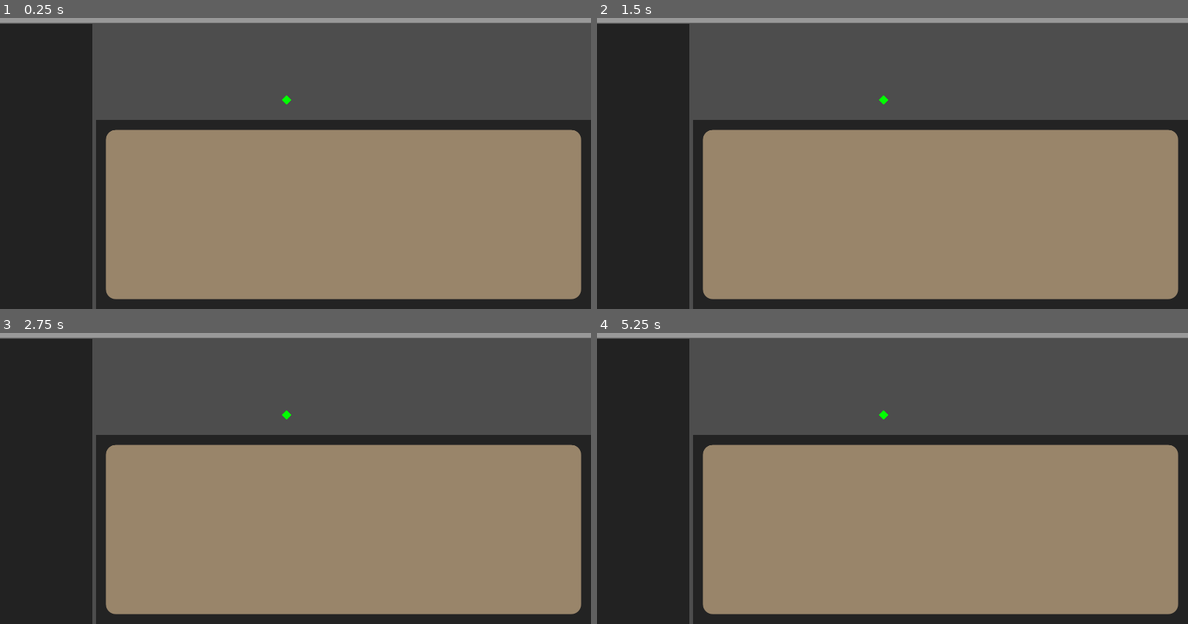
Above: before the commit, frames 1-4 (two rows, left to right).
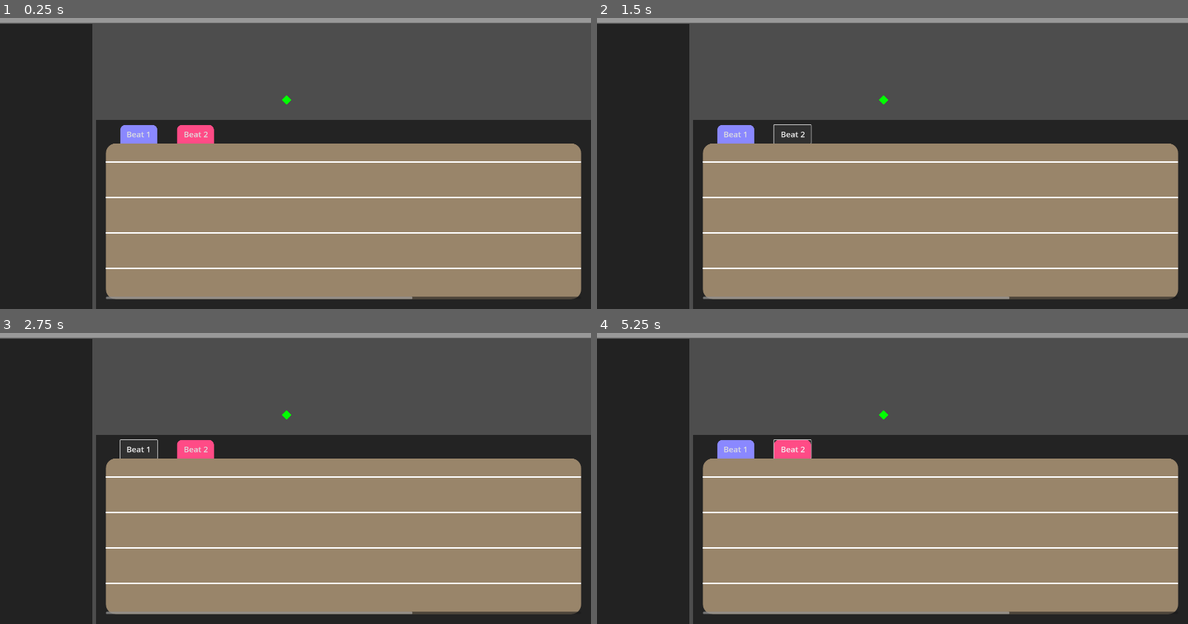
Above: after the commit, the same moments.

Repository: eel-in-denial/beat-skater
Game: Godot game, scene res://level_editor/level_editor.tscn
Same seed, same stepped clock (60 frames per second), same inputs: the game is played once before the commit and once after it. This scene is started directly instead of the project's main scene. Sound files missing from this copy of the repository are replaced by a short silence.
Inputs (mouse positions are in pixels of both pictures, inside the frame that each line leads up to):
- Up to frame 1 (0.25 s): no input
- Up to frame 2 (1.5 s): click (732, 134) at 0.5 s, where only the run after the commit has a clickable "Beat 1"; click (792, 134) at 1.25 s, where only the run after the commit has a clickable "Beat 2"
- Up to frame 3 (2.75 s): click (135, 449) at 2 s, where only the run after the commit has a clickable "Beat 1"
- Up to frame 4 (5.25 s): click (792, 449) at 2.75 s, where only the run after the commit has a clickable "Beat 2"; click (732, 449) at 3.5 s, where only the run after the commit has a clickable "Beat 1"; click (792, 449) at 4.25 s, where only the run after the commit has a clickable "Beat 2"; tap Enter at 5 s; move the mouse to (1022, 440) at 5.02 s; press the mouse at (1022, 440) at 5.03 s

The runs differ from the first frame. In frame 1, 6.2% of the frame differs, in the area x 17-99%, y 36-97%; in frame 2, 6.2%; in frame 3, 6.2%; in frame 4, 6.3%.

Commit message:
editor stuff

Diff:
--- /dev/null
+++ b/level_editor/beat_editor.gd
@@ -0,0 +1,30 @@
+extends Panel
+
+enum {Beat1, Beat2}
+var edit_mode = Beat1
+var is_left_mouse_held := false
+var is_right_mouse_held := false
+var snapping := 1.0
+var num_lanes: int = 4
+var min_lane_height := 50.0
+var lane_height := 100.0
+var bottom_margin := 100.0
+var top_margin := 50.0
+
+# Called when the node enters the scene tree for the first time.
+func _ready() -> void:
+	pass # Replace with function body.
+
+
+# Called every frame. 'delta' is the elapsed time since the previous frame.
+func _process(delta: float) -> void:
+	lane_height = maxf((size.y - bottom_margin - top_margin - 10) / (num_lanes - 1), min_lane_height)
+	queue_redraw()
+
+func _draw() -> void:
+	for i in range(num_lanes):
+		if size.y - (i*lane_height) - bottom_margin > top_margin:
+			draw_line(Vector2(0, size.y - (i*lane_height) - bottom_margin), Vector2(size.x, size.y - (i*lane_height) - bottom_margin), Color.WHITE, 5)
+func _on_gui_input(event: InputEvent) -> void:
+	if event.is_action_pressed("left_click"):
+		print(size)
--- a/level_editor/editable_node/editable_node.gd
+++ b/level_editor/editable_node/editable_node.gd
@@ -13,7 +13,7 @@
 var index: int = 0
 
 # Called every frame. 'delta' is the elapsed time since the previous frame.
-func _physics_process(delta: float) -> void:
+func _process(delta: float) -> void:
 	var mouse_pos = get_global_mouse_position()
 	if is_drag:
 		if drag_index == Index.Position:
--- a/level_editor/level_editor.gd
+++ b/level_editor/level_editor.gd
@@ -42,12 +42,11 @@
 	print("level_loading...")
 
 # Called every frame. 'delta' is the elapsed time since the previous frame.
-func _physics_process(delta: float) -> void:
+func _process(delta: float) -> void:
 	prev_mouse_position = curr_mouse_position
 	curr_mouse_position = get_global_mouse_position()
 	if is_panning:
 		level.global_position += curr_mouse_position - prev_mouse_position
-		print(level.global_position)
 
 func _unhandled_input(event: InputEvent) -> void:
 	if event.is_action_pressed("pan"):
--- a/level_editor/level_editor.tscn
+++ b/level_editor/level_editor.tscn
@@ -1,7 +1,8 @@
-[gd_scene load_steps=7 format=3 uid="uid://brlj4cym1mwtn"]
+[gd_scene load_steps=11 format=3 uid="uid://brlj4cym1mwtn"]
 
 [ext_resource type="Script" uid="uid://6eu0x4lytbcp" path="res://level_editor/level_editor.gd" id="1_7e0dv"]
 [ext_resource type="PackedScene" uid="uid://ihixssucxr78" path="res://level_assets/floor/level_path.tscn" id="3_h1ywe"]
+[ext_resource type="Script" uid="uid://dfy12t2xdk1ug" path="res://level_editor/beat_editor.gd" id="3_shrsc"]
 
 [sub_resource type="StyleBoxFlat" id="StyleBoxFlat_gylj0"]
 
@@ -10,6 +11,18 @@
 
 [sub_resource type="StyleBoxFlat" id="StyleBoxFlat_6xo82"]
 bg_color = Color(0.13682574, 0.13682574, 0.13682568, 1)
+
+[sub_resource type="StyleBoxFlat" id="StyleBoxFlat_6i4ak"]
+bg_color = Color(0.5402044, 0.53329927, 1, 1)
+corner_radius_top_left = 16
+corner_radius_top_right = 16
+
+[sub_resource type="StyleBoxFlat" id="StyleBoxFlat_5bly7"]
+bg_color = Color(1, 0.29585004, 0.5242173, 1)
+corner_radius_top_left = 16
+corner_radius_top_right = 16
+
+[sub_resource type="ImageTexture" id="ImageTexture_h1ywe"]
 
 [sub_resource type="StyleBoxFlat" id="StyleBoxFlat_shrsc"]
 bg_color = Color(0.5992797, 0.51960224, 0.41523042, 1)
@@ -74,22 +87,67 @@
 layout_mode = 2
 mouse_filter = 1
 
-[node name="Panel" type="Panel" parent="CanvasLayer/UIContainer/HBoxContainer/VSplitContainer"]
+[node name="BeatEditorPanel" type="Panel" parent="CanvasLayer/UIContainer/HBoxContainer/VSplitContainer"]
 layout_mode = 2
 theme_override_styles/panel = SubResource("StyleBoxFlat_6xo82")
 
-[node name="MarginContainer" type="MarginContainer" parent="CanvasLayer/UIContainer/HBoxContainer/VSplitContainer/Panel"]
+[node name="MarginContainer" type="MarginContainer" parent="CanvasLayer/UIContainer/HBoxContainer/VSplitContainer/BeatEditorPanel"]
 layout_mode = 1
 anchors_preset = 15
 anchor_right = 1.0
 anchor_bottom = 1.0
 grow_horizontal = 2
 grow_vertical = 2
+size_flags_vertical = 3
 theme_override_constants/margin_left = 32
-theme_override_constants/margin_top = 32
+theme_override_constants/margin_top = 16
 theme_override_constants/margin_right = 32
 theme_override_constants/margin_bottom = 32
 
-[node name="Panel2" type="Panel" parent="CanvasLayer/UIContainer/HBoxContainer/VSplitContainer/Panel/MarginContainer"]
+[node name="VBoxContainer" type="VBoxContainer" parent="CanvasLayer/UIContainer/HBoxContainer/VSplitContainer/BeatEditorPanel/MarginContainer"]
 layout_mode = 2
+theme_override_constants/separation = 0
+
+[node name="HBoxContainer" type="HBoxContainer" parent="CanvasLayer/UIContainer/HBoxContainer/VSplitContainer/BeatEditorPanel/MarginContainer/VBoxContainer"]
+custom_minimum_size = Vector2(1450, 0)
+layout_mode = 2
+size_flags_horizontal = 4
+theme_override_constants/separation = 64
+
+[node name="Beat1Button" type="Button" parent="CanvasLayer/UIContainer/HBoxContainer/VSplitContainer/BeatEditorPanel/MarginContainer/VBoxContainer/HBoxContainer"]
+custom_minimum_size = Vector2(120, 60)
+layout_mode = 2
+theme_override_font_sizes/font_size = 26
+theme_override_styles/normal = SubResource("StyleBoxFlat_6i4ak")
+text = "Beat 1"
+
+[node name="Beat2Button" type="Button" parent="CanvasLayer/UIContainer/HBoxContainer/VSplitContainer/BeatEditorPanel/MarginContainer/VBoxContainer/HBoxContainer"]
+custom_minimum_size = Vector2(120, 60)
+layout_mode = 2
+theme_override_font_sizes/font_size = 26
+theme_override_styles/normal = SubResource("StyleBoxFlat_5bly7")
+text = "Beat 2"
+icon = SubResource("ImageTexture_h1ywe")
+
+[node name="Beat_Editor" type="Panel" parent="CanvasLayer/UIContainer/HBoxContainer/VSplitContainer/BeatEditorPanel/MarginContainer/VBoxContainer"]
+layout_mode = 2
+size_flags_vertical = 3
 theme_override_styles/panel = SubResource("StyleBoxFlat_shrsc")
+script = ExtResource("3_shrsc")
+
+[node name="ScrollContainer" type="ScrollContainer" parent="CanvasLayer/UIContainer/HBoxContainer/VSplitContainer/BeatEditorPanel/MarginContainer/VBoxContainer/Beat_Editor"]
+layout_mode = 1
+anchors_preset = 15
+anchor_right = 1.0
+anchor_bottom = 1.0
+grow_horizontal = 2
+grow_vertical = 2
+horizontal_scroll_mode = 2
+vertical_scroll_mode = 0
+
+[node name="Control" type="Control" parent="CanvasLayer/UIContainer/HBoxContainer/VSplitContainer/BeatEditorPanel/MarginContainer/VBoxContainer/Beat_Editor/ScrollContainer"]
+custom_minimum_size = Vector2(2400, 0)
+layout_mode = 2
+size_flags_vertical = 3
+
+[connection signal="gui_input" from="CanvasLayer/UIContainer/HBoxContainer/VSplitContainer/BeatEditorPanel/MarginContainer/VBoxContainer/Beat_Editor" to="CanvasLayer/UIContainer/HBoxContainer/VSplitContainer/BeatEditorPanel/MarginContainer/VBoxContainer/Beat_Editor" method="_on_gui_input"]
Not shown, added: level_editor/beat_editor.gd.uid
